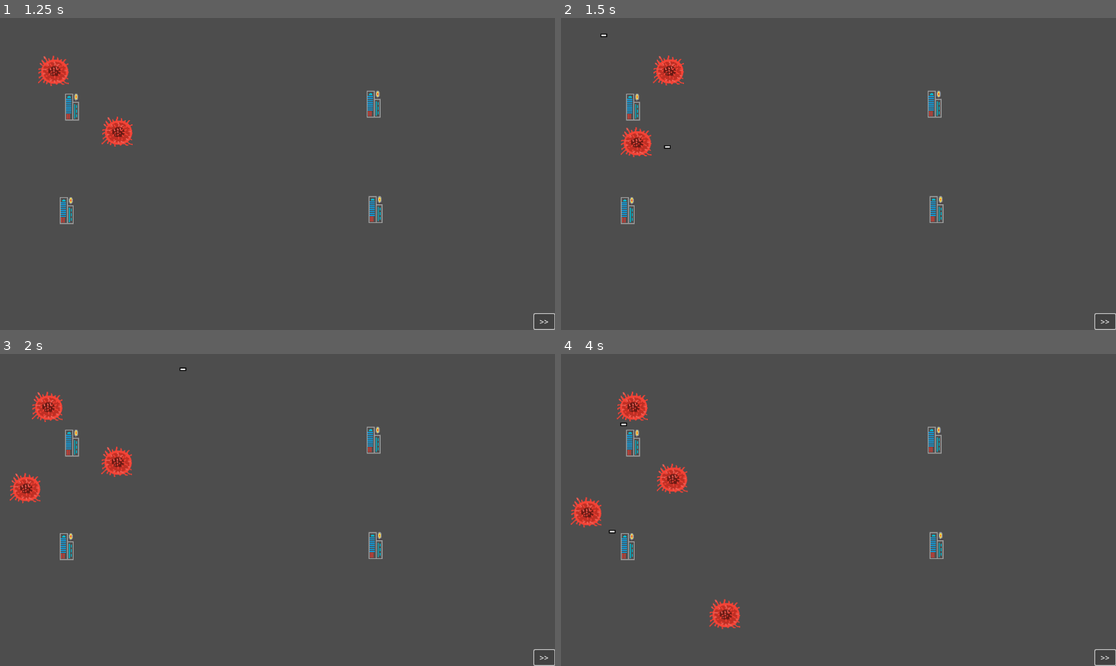
Above: before the commit, frames 1-4 (two rows, left to right).
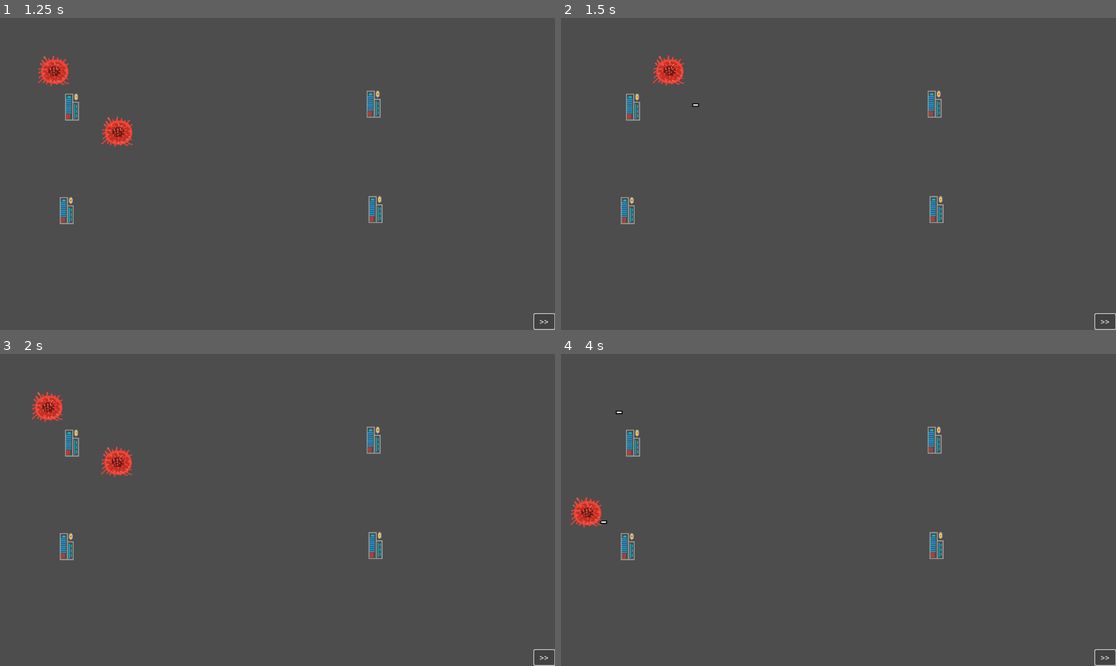
Above: after the commit, the same moments.

Repository: pbagnoud/minijam183
Game: Godot game, scene res://Scenes/main.tscn
Same seed, same stepped clock (60 frames per second), same inputs: the game is played once before the commit and once after it. This scene is started directly instead of the project's main scene.
Inputs:
- Up to frame 1 (1.25 s): click ">>" at 0.5 s
- Up to frame 2 (1.5 s): click ">>" at 1.25 s
- Up to frame 3 (2 s): no input
- Up to frame 4 (4 s): click ">>" at 2 s

Frame 1 is identical in both runs. In frame 2, 0.4% of the frame differs, in the area x 7-25%, y 4-45%; in frame 3, 0.4%; in frame 4, 1.2%, in the area x 7-33%, y 12-89%.

Commit message:
little upgrades

Diff:
--- a/minijam183/Scripts/tower.gd
+++ b/minijam183/Scripts/tower.gd
@@ -9,11 +9,12 @@
 var color: int = 1
 var power: int = 1
 var range: int = 200
-var shot_speed: int = 600
+var shot_speed: int = 1000
 var closestDistance: int
 
 func change_color(new_color):
 	tower_sprite.frame = new_color
+	color = new_color
 
 func _on_tower_timer_timeout() -> void:
 	if visible :
Not shown: 1 places in minijam183/Scenes/main.tscn that only renumber resources
Not shown: 1 places in minijam183/Scenes/start_screen.tscn that only renumber resources
